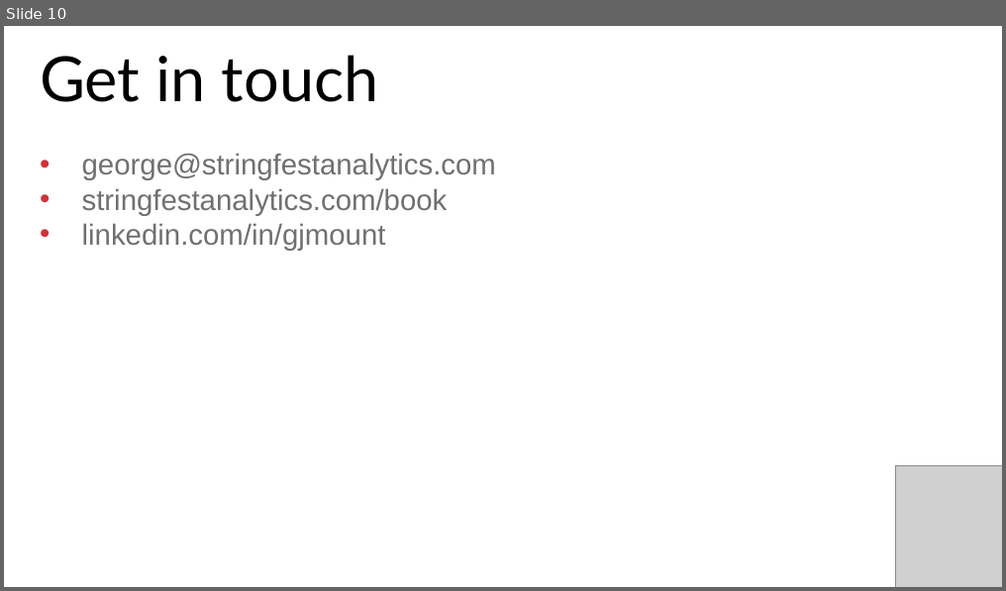
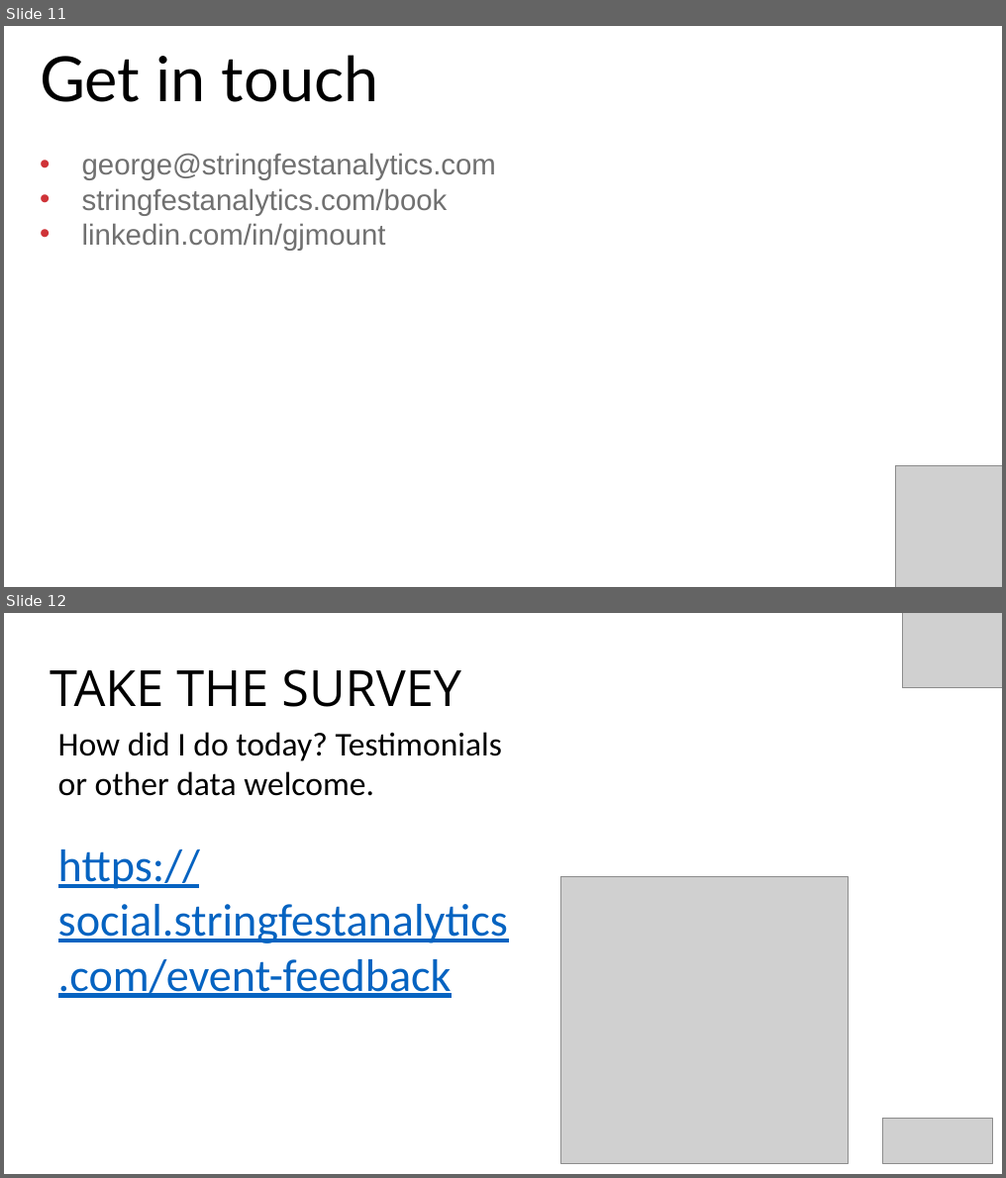
Before and after one commit to izuebenebe/automating-excel-with-python-webinar, a slide deck: automating-excel-with-python.pptx. Shown one above the other, each under a label of ours: slide 10 before the commit, slides 11 and 12 after it. The pictures are 1006x591 and 1006x1178 pixels, drawn with LibreOffice and Linux fonts; fonts in the diff are those of the drawing; grey boxes stand for pictures. Boxes give left, top, right and bottom in pixels: in the first picture for what was removed or moved away, otherwise in the second. Text is boxed around its words. In the diff, an @@ line names an element or a change of style, - is before the commit and + after.

```diff
--- a/automating-excel-with-python.pptx
+++ b/automating-excel-with-python.pptx
@@ slide 12 added at bbox=[4, 613, 1002, 1174], background #FFFFFF @@
@@ picture added at bbox=[902, 613, 1002, 688] @@
@@ text added at bbox=[50, 669, 461, 707], 48 pt, text #000000 @@
+TAKE THE SURVEY
@@ text added at bbox=[58, 732, 508, 998], 44 pt, text #0563C1, underline @@
+How did I do today? Testimonials or other data welcome.
+https://social.stringfestanalytics.com/event-feedback
@@ picture added at bbox=[561, 877, 847, 1164] @@
@@ picture added at bbox=[882, 1119, 992, 1164] @@
@@ what was slide 10 is now slide 11 @@
```
Also in this commit, not shown: 1 slide changed, 4 other slides added, 2 slides removed, 2 other files.
